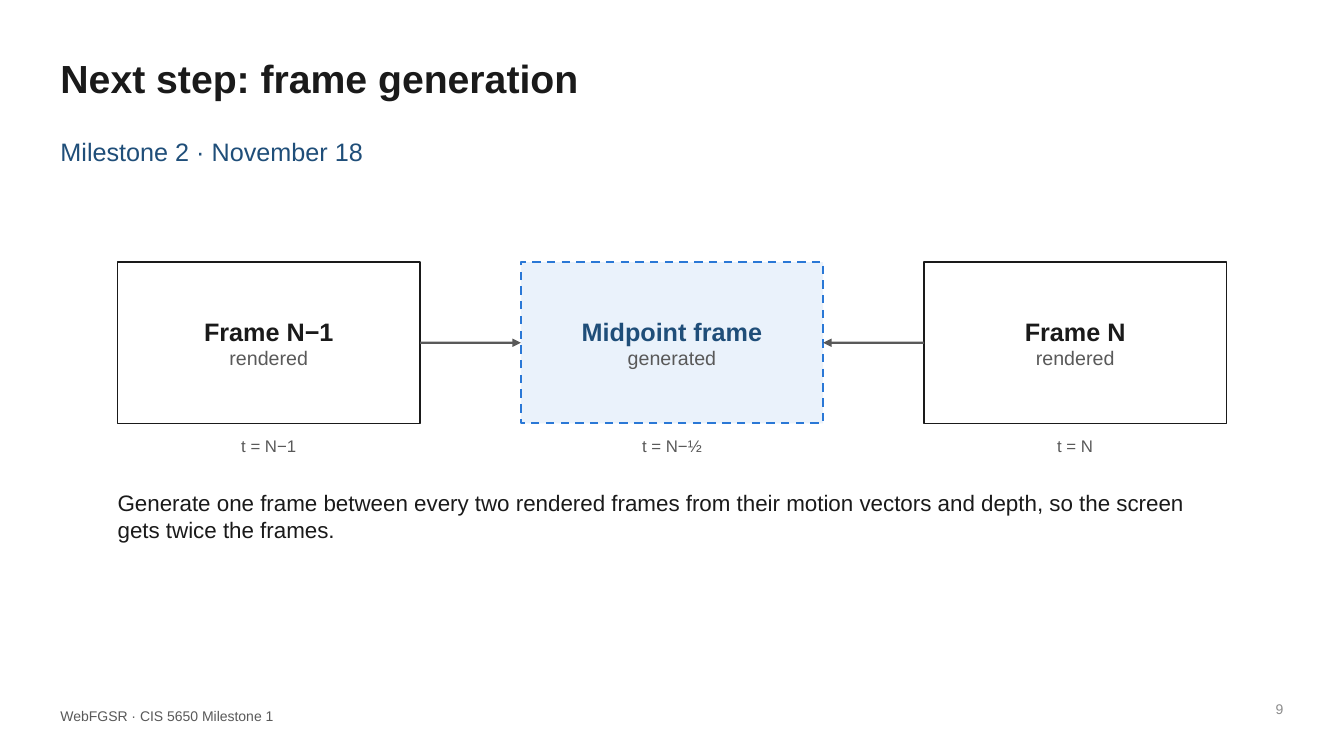
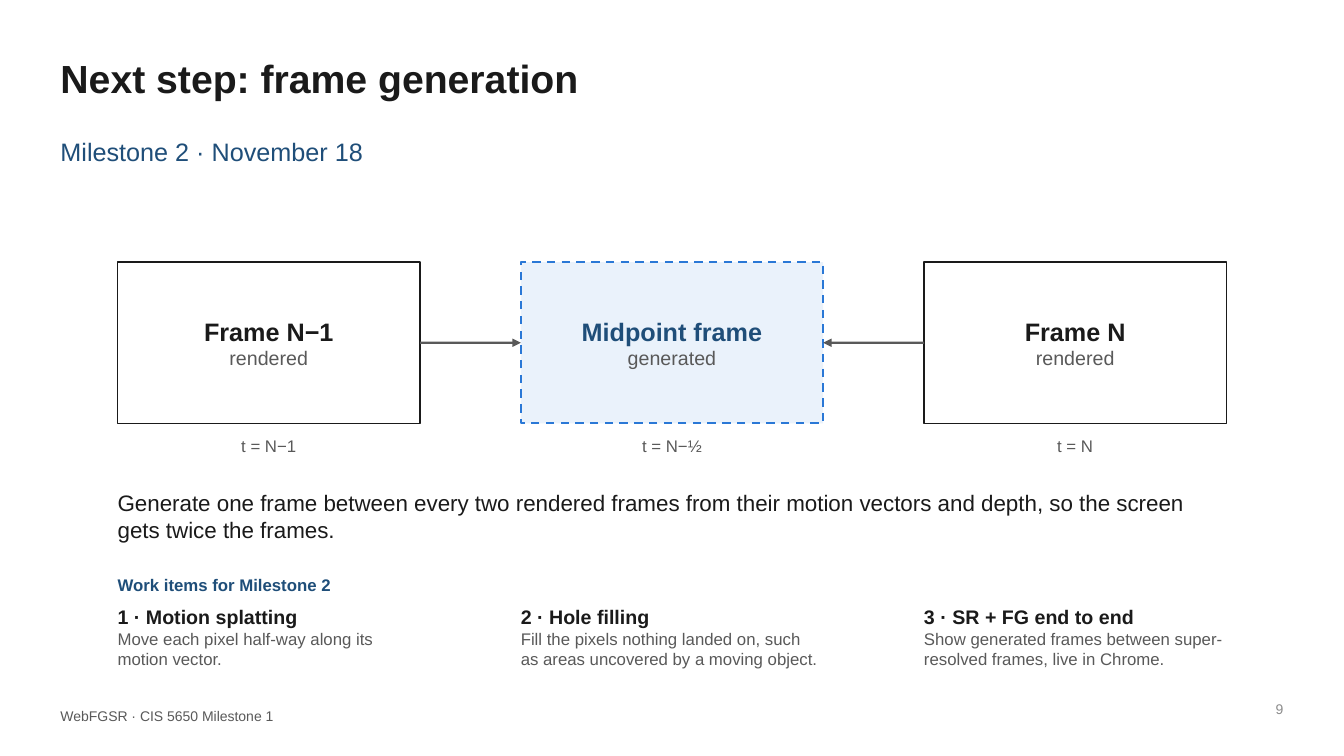
Before and after one commit to CIS5650final-WebFGSR/WebFGSR, a slide deck: slide 9 of WebFGSR_M1.pptx. Drawn at 1344x756 pixels with LibreOffice and Linux fonts; fonts in the diff are those of the drawing. Boxes give left, top, right and bottom in pixels: in the first picture for what was removed or moved away, otherwise in the second. Text is boxed around its words. In the diff, an @@ line names an element or a change of style, - is before the commit and + after.

```diff
--- a/WebFGSR_M1.pptx
+++ b/WebFGSR_M1.pptx
@@ text added at bbox=[118, 579, 330, 591], 12 pt, text #1F4E79, bold @@
+Work items for Milestone 2
@@ text added at bbox=[118, 609, 373, 665], 12 pt, text #595959 @@
+1 · Motion splatting
+Move each pixel half-way along its motion vector.
@@ text added at bbox=[521, 609, 817, 669], 12 pt, text #595959 @@
+2 · Hole filling
+Fill the pixels nothing landed on, such as areas uncovered by a moving object.
@@ text added at bbox=[924, 609, 1223, 667], 12 pt, text #595959 @@
+3 · SR + FG end to end
+Show generated frames between super-resolved frames, live in Chrome.
```
Also in this commit, not shown: 1 other file.
